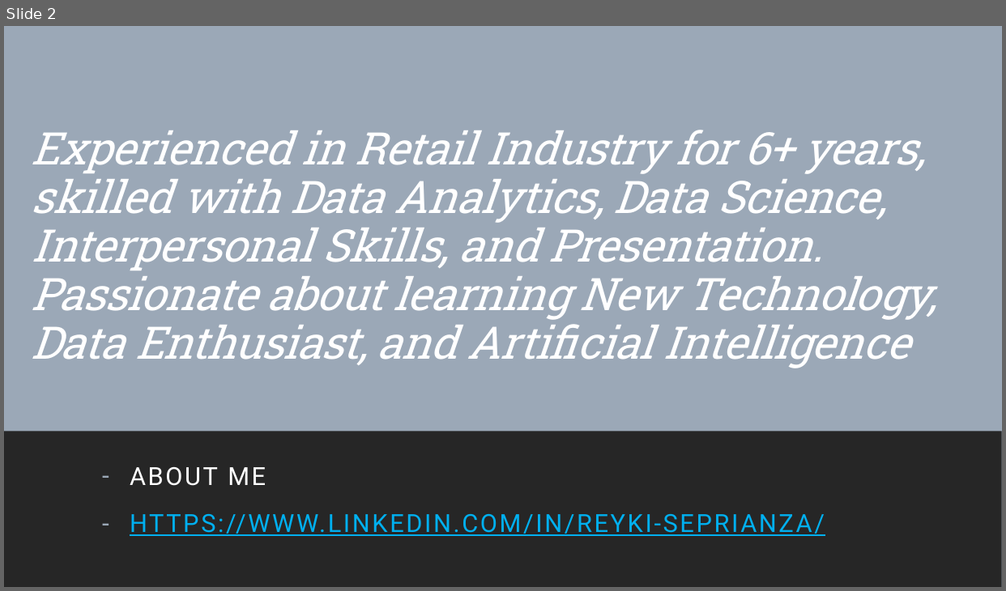
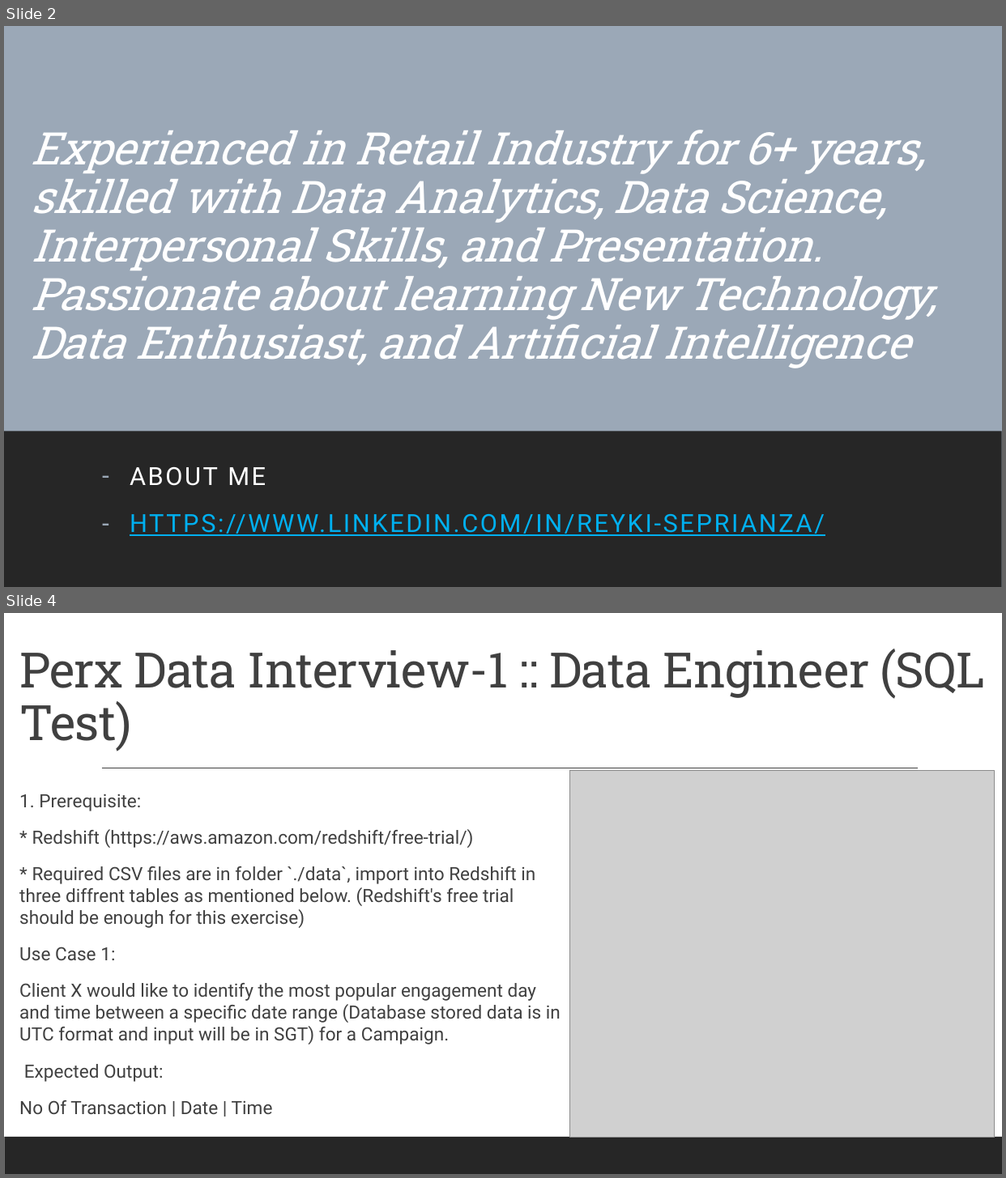
Before and after one commit to reykiza04/Perx_tech, a slide deck: Reyki Seprianza_explaination.pptx. Shown one above the other, each under a label of ours: slide 2 before the commit, slides 2 and 4 after it; the slides between them are not shown. The pictures are 1006x591 and 1006x1178 pixels, drawn with LibreOffice and Linux fonts; fonts in the diff are those of the drawing; grey boxes stand for pictures. Boxes give left, top, right and bottom in pixels: in the first picture for what was removed or moved away, otherwise in the second. Text is boxed around its words. In the diff, an @@ line names an element or a change of style, - is before the commit and + after.

```diff
--- a/Reyki Seprianza_explaination.pptx
+++ b/Reyki Seprianza_explaination.pptx
@@ slide 4 added at [4, 613, 1002, 1174], background #FFFFFF; not listed: 1 template element that a slide beside it also shows @@
@@ title added at [19, 649, 985, 752], 47 pt, text #404040 @@
+Perx Data Interview-1 :: Data Engineer (SQL Test)
@@ line added from (102, 769) to (918, 769), #404040 1 pt @@
@@ picture added at [570, 770, 995, 1137] @@
@@ text added at [19, 794, 560, 1114], 17.6 pt, text #404040 @@
+  1. Prerequisite:
+  * Redshift (https://aws.amazon.com/redshift/free-trial/)
+  * Required CSV files are in folder `./data`, import into Redshift in three diffrent tables as mentioned below. (Redshift's free trial should be enough for this exercise)
+  Use Case 1:
+  Client X would like to identify the most popular engagement day and time between a specific date range (Database stored data is in UTC format and input will be in SGT) for a Campaign.
+  Expected Output:
+  No Of Transaction | Date | Time
```
Also in this commit, not shown: 12 slides changed, 1 other slide added, 8 other files.
